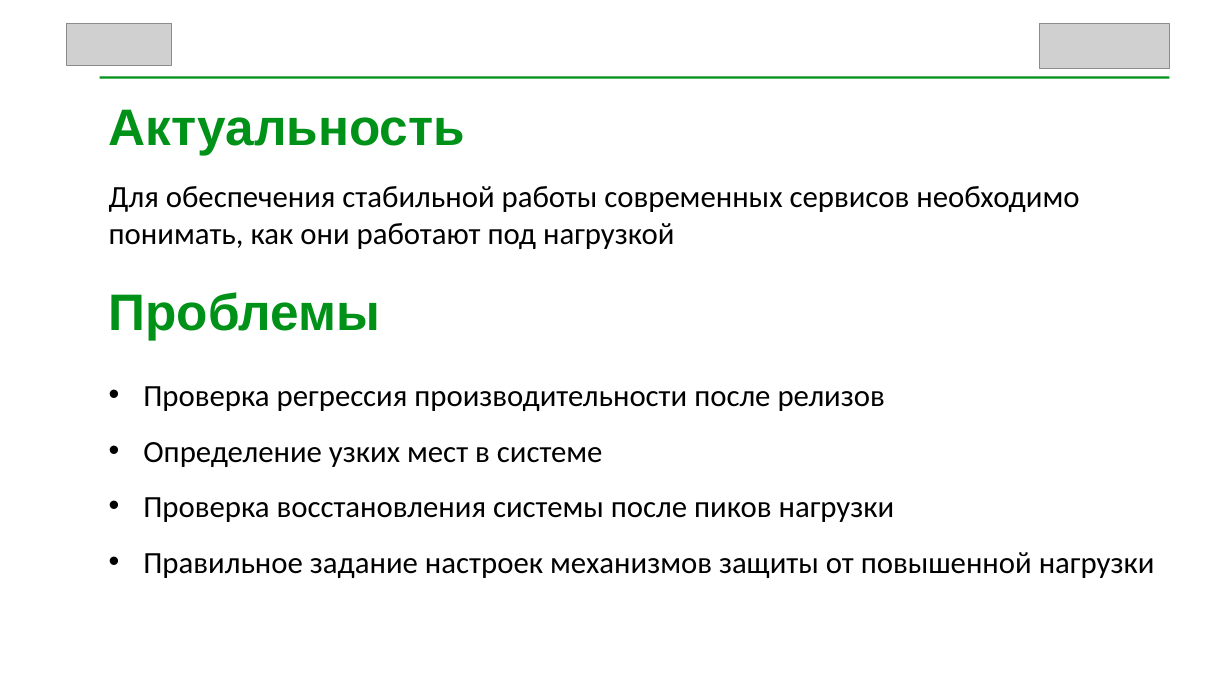
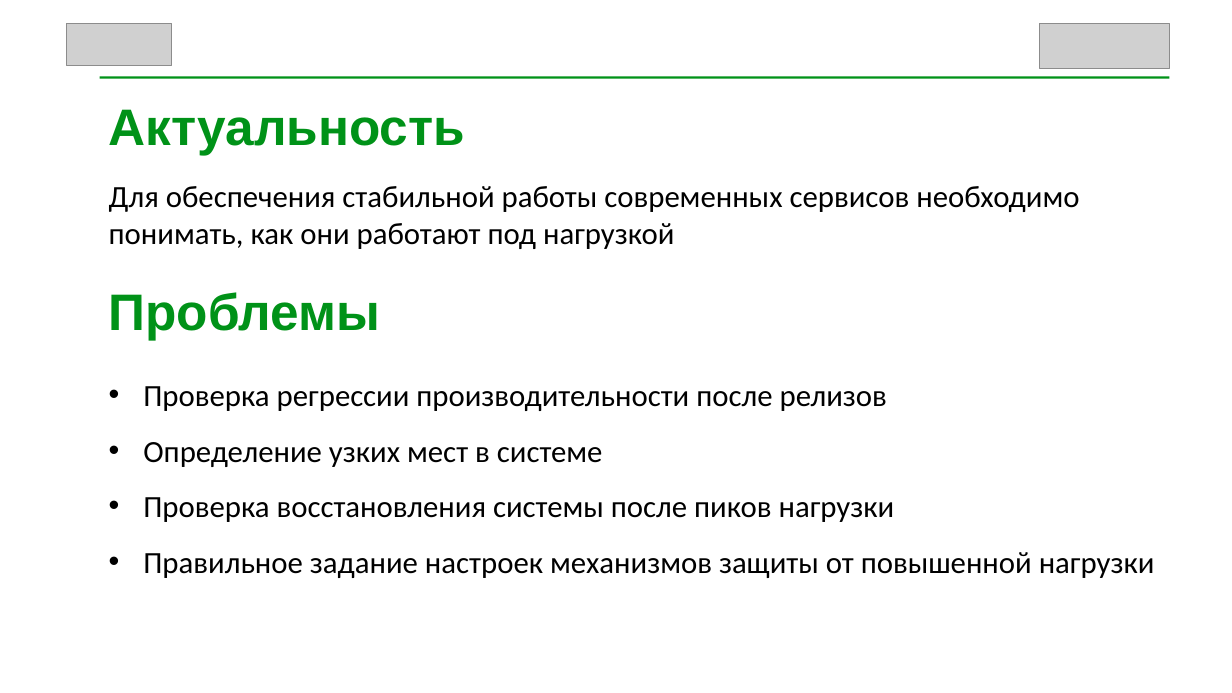
Before and after one commit to SilversShade/diplom-epta, a slide deck: slide 2 of Slides.pptx. Drawn at 1232x693 pixels with LibreOffice and Linux fonts; fonts in the diff are those of the drawing; grey boxes stand for pictures. Boxes give left, top, right and bottom in pixels: in the first picture for what was removed or moved away, otherwise in the second. Text is boxed around its words. In the diff, an @@ line names an element or a change of style, - is before the commit and + after.

```diff
--- a/Slides.pptx
+++ b/Slides.pptx
@@ text at (x1=143, y1=386, x2=887, y2=411): text changed @@
-• Проверка регрессия производительности после релизов
+• Проверка регрессии производительности после релизов
```
Also in this commit, not shown: 9 other slides changed, 1 slide added, 12 slides removed.
